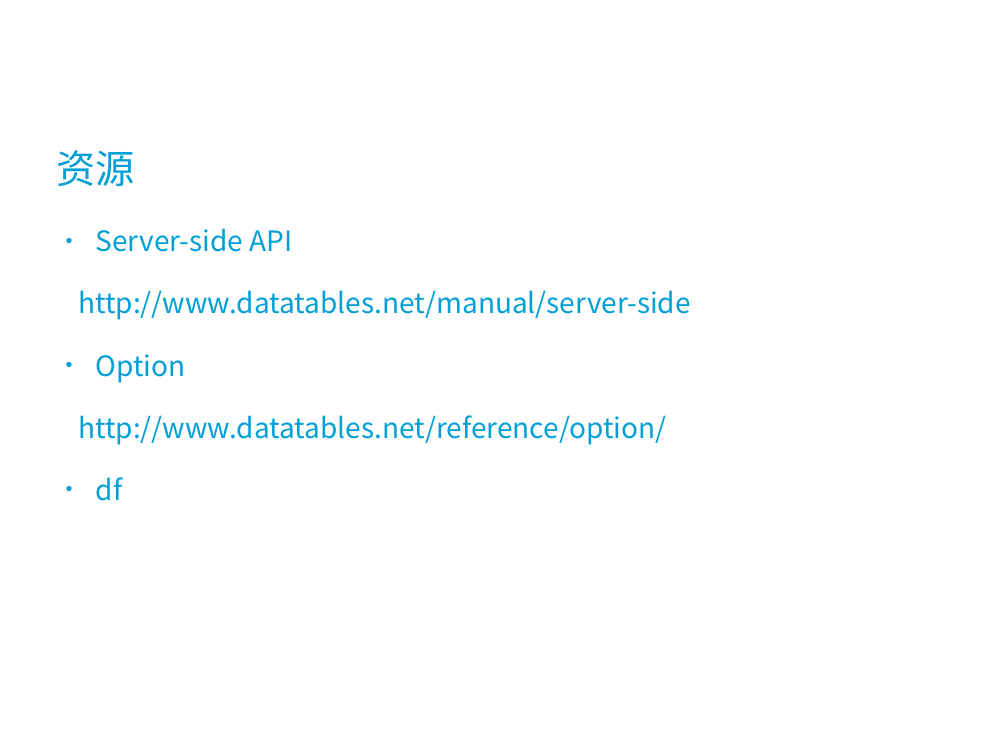
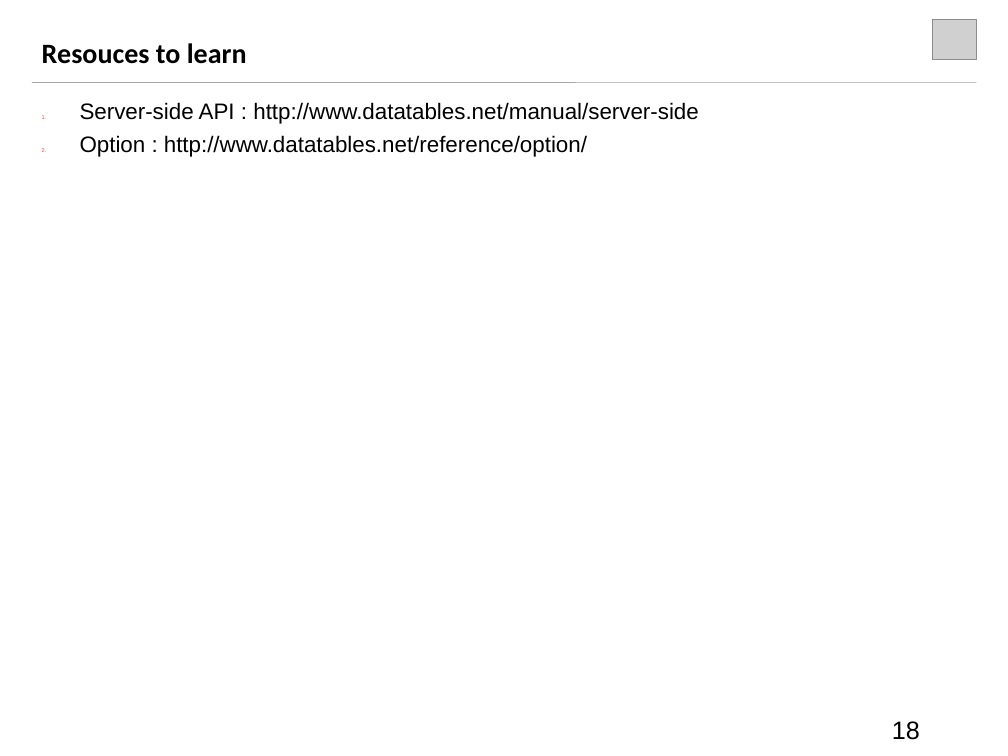
Before and after one commit to roostinghawk/datatables-demo, a slide deck: slide 18 of doc/ppt/DataTables_Introductioin.ppt (slide 8 before the commit). Drawn at 1008x756 pixels with LibreOffice and Linux fonts; fonts in the diff are those of the drawing; grey boxes stand for pictures; background and template pictures are left out. Boxes give left, top, right and bottom in pixels: in the first picture for what was removed or moved away, otherwise in the second. Text is boxed around its words. In the diff, an @@ line names an element or a change of style, - is before the commit and + after.

```diff
--- a/doc/ppt/DataTables_Introductioin.ppt
+++ b/doc/ppt/DataTables_Introductioin.ppt
@@ picture added at [932, 20, 976, 59] @@
@@ title added at [42, 43, 247, 64], 20 pt, text #000000, bold @@
+Resouces to learn
@@ line added from (32, 83) to (977, 83), #A7A7A7 0.51 pt @@
@@ text at [80, 102, 698, 157]: text changed; size 20 to 16 pt; font Noto Sans CJK SC to Arial; text colour #039FD7 to #000000 @@
-• Server-side API
-http://www.datatables.net/manual/server-side
-• Option
-http://www.datatables.net/reference/option/
-• df
+1. Server-side API : http://www.datatables.net/manual/server-side
+2. Option : http://www.datatables.net/reference/option/
@@ title removed at [56, 150, 134, 186] @@
-资源
@@ page number added at [892, 721, 920, 740], 18 pt, text #000000 @@
+18
```
Also in this commit, not shown: 1 other slide changed, 18 slides added, 7 slides removed.
